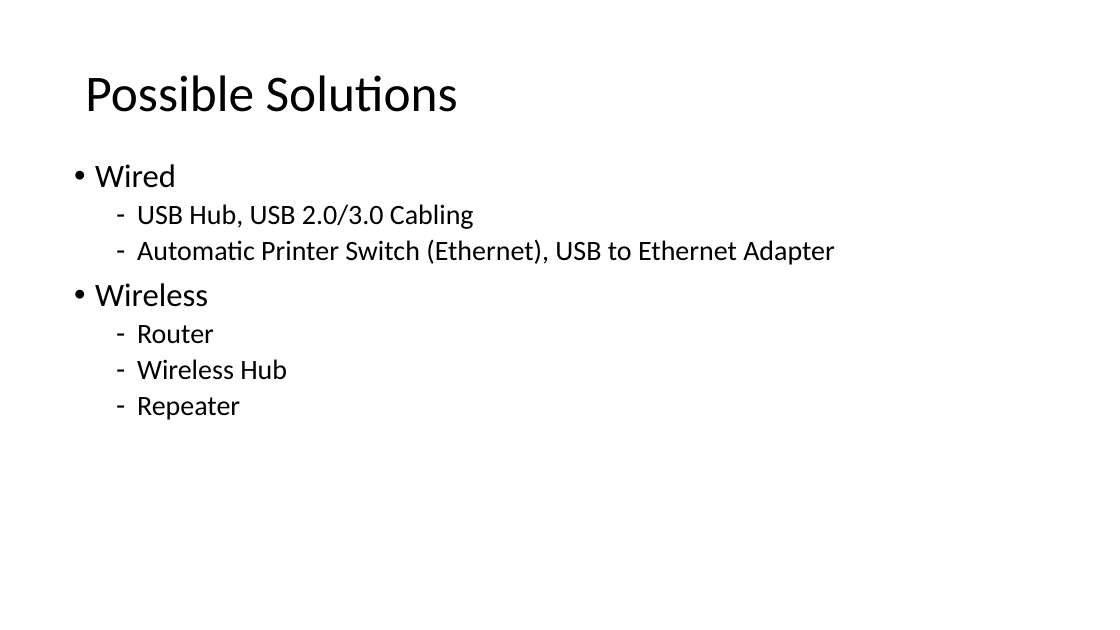
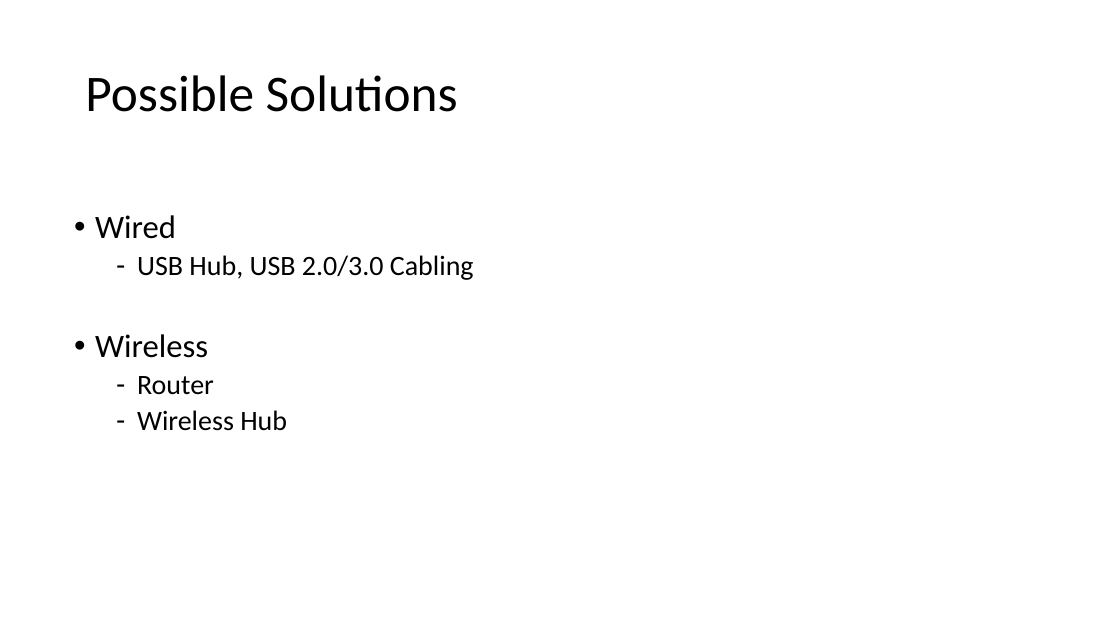
Before and after one commit to m00sedrive/Uni-Work-2015, a slide deck: slide 2 of Modules/Computer Networking/Docs/Connection Point_7 (Slides).pptx. Drawn at 1120x630 pixels with LibreOffice and Linux fonts; fonts in the diff are those of the drawing. Boxes give left, top, right and bottom in pixels: in the first picture for what was removed or moved away, otherwise in the second. Text is boxed around its words. In the diff, an @@ line names an element or a change of style, - is before the commit and + after.

```diff
--- a/Modules/Computer Networking/Docs/Connection Point_7 (Slides).pptx
+++ b/Modules/Computer Networking/Docs/Connection Point_7 (Slides).pptx
@@ text at [137,239,835,265]: paragraph removed @@
-  – Automatic Printer Switch (Ethernet), USB to Ethernet Adapter
@@ text at [137,397,240,420]: paragraph removed @@
-  – Repeater
```
Also in this commit, not shown: 2 other slides changed, 1 other file.
